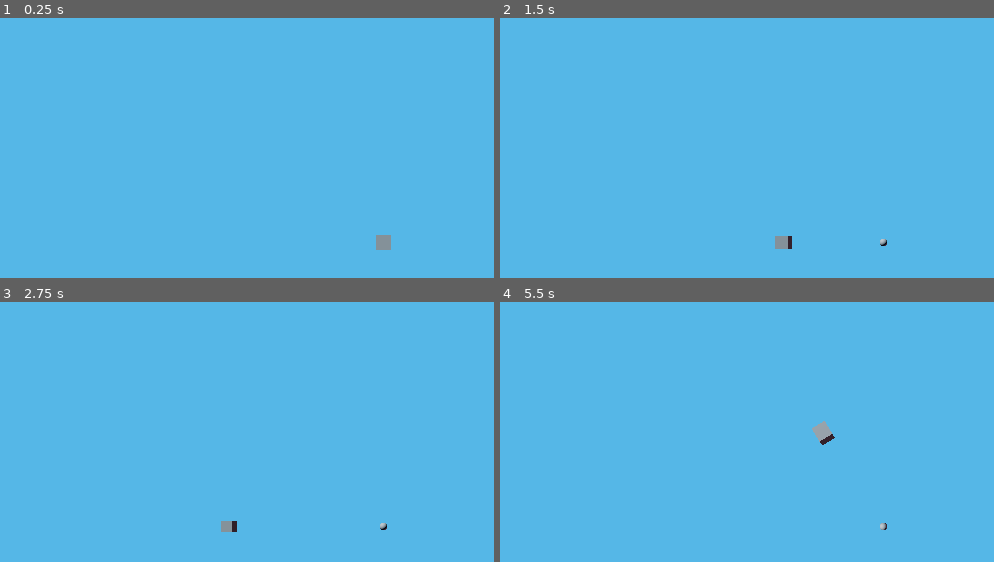
Above: before the commit, frames 1-4 (two rows, left to right).
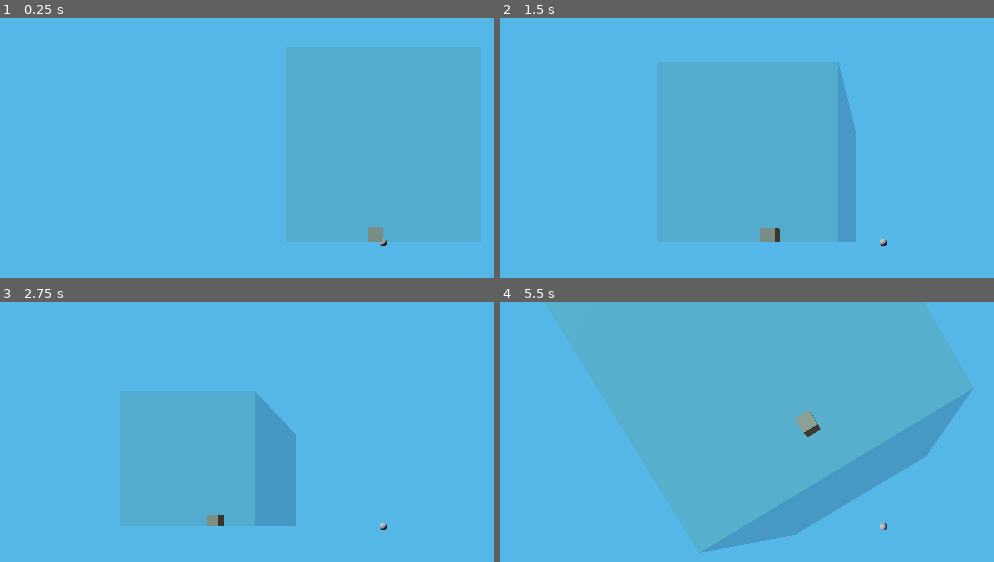
Above: after the commit, the same moments.

Repository: Nordtwig/tesseract
Game: Godot game, scene res://main.tscn
Two runs of this game, one before a commit and one after it. Both use one fixed random seed, a clock stepped at 60 frames per second and the inputs below.
Inputs (mouse positions are in pixels of both pictures, inside the frame that each line leads up to):
- Up to frame 1 (0.25 s): no input
- Up to frame 2 (1.5 s): tap Enter at 0.5 s; move the mouse to (outside the picture) at 0.52 s; hold D (move_right) 0.53-1.28 s; hold Mouse wheel down (scroll_backward) 0.53-1.28 s; click (outside the picture) at 0.67 s; tap Mouse wheel up (scroll_forward) at 0.8, 1.35 s; move the mouse to (722, 265) at 1.27 s; hold S (move_down) from 1.28 s (still down)
- Up to frame 3 (2.75 s): tap Mouse wheel down (scroll_backward) at 1.55 s; move the mouse to (464, 426) at 2.02 s; release S (move_down) at 2.03 s; press the mouse at (464, 426) at 2.03 s; hold D (move_right) from 2.03 s (still down); tap Mouse wheel up (scroll_forward) at 2.3 s
- Up to frame 4 (5.5 s): move the mouse to (outside the picture) at 2.77 s; release D (move_right) at 2.78 s; release the mouse at (outside the picture) at 2.78 s; hold W (move_up) 2.78-3.53 s; right-click (outside the picture) at 2.85 s; click (outside the picture) at 2.92 s; tap Mouse wheel down (scroll_backward) at 3.05, 4.35 s; move the mouse to (outside the picture) at 3.52 s; hold Middle mouse button (rotate_camera) 3.53-4.28 s; hold A (move_left) 3.53-5.03 s; tap Mouse wheel up (scroll_forward) at 3.8 s; move the mouse to (643, 458) at 4.27 s; move the mouse to (924, 525) at 5.02 s; hold S (move_down) from 5.03 s (still down); hold Mouse wheel up (scroll_forward) from 5.03 s (still down); click (924, 525) at 5.17 s

The runs differ from the first frame. In frame 1, 30% of the frame differs, in the area x 57-98%, y 11-90%; in frame 2, 28%; in frame 3, 18%; in frame 4, 56%, in the area x 8-96%, y 0-97%.

Commit message:
implement simple zoom

Diff:
--- a/camera_pole.gd
+++ b/camera_pole.gd
@@ -5,12 +5,15 @@
 var speed_modifier: float = 2.0
 var should_move_to_new_position: bool = false
 var forward = Vector3.FORWARD
+var scroll_speed: float = 5.0
+var camera: Camera3D
 
 @onready var pivot: Node3D = $Pivot
 
 
 func _ready() -> void:
 	Events.voxel_right_clicked.connect(on_voxel_right_clicked)
+	camera = pivot.get_node("Camera")
 
 
 func _process(delta) -> void:
@@ -18,6 +21,11 @@
 		pivot.rotation.x +=  MouseInput.relative.y * delta
 		pivot.rotation.x = clampf(pivot.rotation.x, -1.6, 1.6)
 		pivot.rotation.y += MouseInput.relative.x * delta
+	if Input.is_action_just_pressed("scroll_forward"):
+		camera.position.z -= scroll_speed * delta
+	elif Input.is_action_just_pressed("scroll_backward"):
+		camera.position.z += scroll_speed * delta
+	camera.position.z = clamp(camera.position.z, 0.5, 10)
 
 
 func _physics_process(delta) -> void:
@@ -44,9 +52,7 @@
 	if direction != Vector3.ZERO:
 		should_move_to_new_position = false
 		direction.y = position.y
-	print(direction)
 	velocity = direction * move_speed
-	print(velocity)
 
 
 func on_voxel_right_clicked(voxel_position: Vector3) -> void:
--- a/main.tscn
+++ b/main.tscn
@@ -17,6 +17,14 @@
 sky = SubResource("Sky_3ylho")
 tonemap_mode = 2
 glow_enabled = true
+
+[sub_resource type="StandardMaterial3D" id="StandardMaterial3D_mn6cd"]
+transparency = 1
+shading_mode = 2
+albedo_color = Color(0.333333, 0.466667, 0.219608, 0.231373)
+
+[sub_resource type="BoxMesh" id="BoxMesh_6krtq"]
+material = SubResource("StandardMaterial3D_mn6cd")
 
 [node name="Main" type="Node3D"]
 script = ExtResource("1_62ag1")
@@ -39,5 +47,10 @@
 [node name="CameraPole" parent="." instance=ExtResource("1_1gd5m")]
 
 [node name="Voxel" parent="." instance=ExtResource("1_s4fis")]
+transform = Transform3D(1, 0, 0, 0, 1, 0, 0, 0, 1, -0.05, 0.05, 0.05)
+
+[node name="MeshInstance3D" type="MeshInstance3D" parent="."]
+transform = Transform3D(1, 0, 0, 0, 1, 0, 0, 0, 1, 0, 0.5, 0)
+mesh = SubResource("BoxMesh_6krtq")
 
 [editable path="CameraPole"]
Not shown: 1 places in main.tscn that only renumber resources
